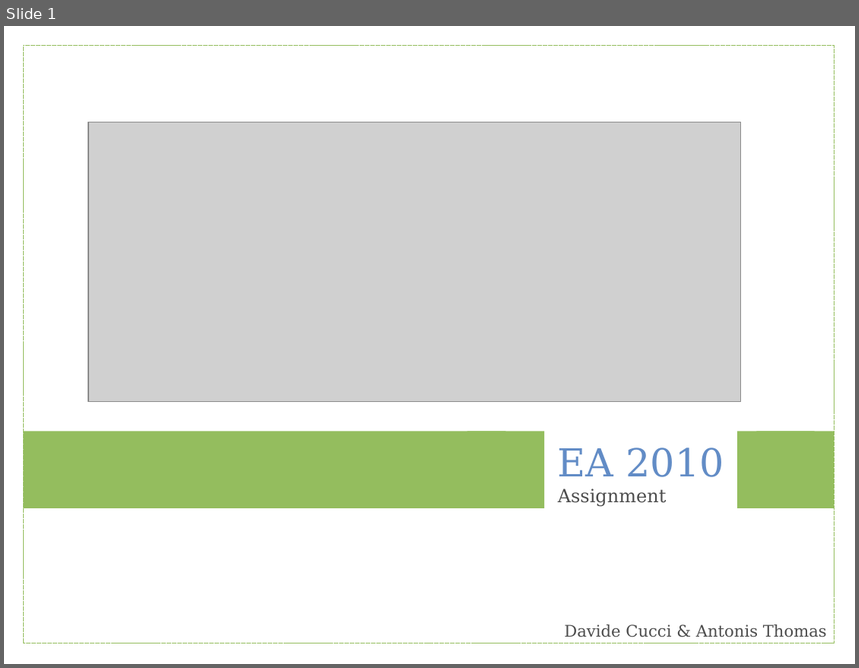
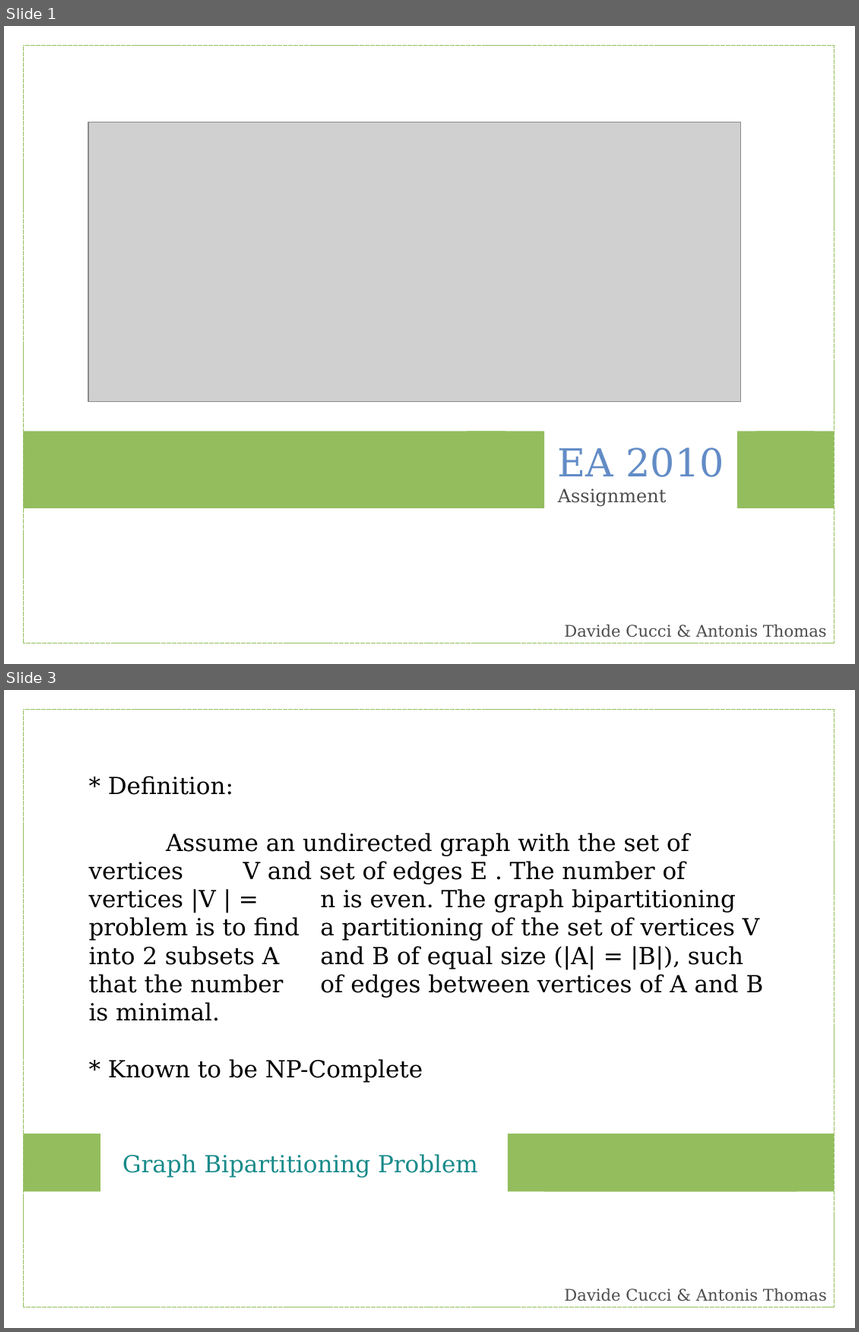
Before and after one commit to ufukhurriyetoglu/extreme-horsepower, a slide deck: EA2010/Report/eapres.odp. Shown one above the other, each under a label of ours: slide 1 before the commit, slides 1 and 3 after it; the slides between them are not shown. The pictures are 859x668 and 859x1332 pixels, drawn with LibreOffice and Linux fonts; fonts in the diff are those of the drawing; grey boxes stand for pictures. Boxes give left, top, right and bottom in pixels: in the first picture for what was removed or moved away, otherwise in the second. Text is boxed around its words. In the diff, an @@ line names an element or a change of style, - is before the commit and + after.

```diff
--- a/EA2010/Report/eapres.odp
+++ b/EA2010/Report/eapres.odp
@@ slide 3 added at box(4, 690, 855, 1328), background #FFFFFF @@
@@ rectangle added at box(23, 709, 835, 1308), outline #94BD5E 0 pt @@
@@ text added at box(89, 776, 764, 1082), 22 pt, text #000000 @@
+* Definition:
+Assume an undirected graph with the set of vertices V and set of edges E . The number of vertices |V | = n is even. The graph bipartitioning problem is to find a partitioning of the set of vertices V into 2 subsets A and B of equal size (|A| = |B|), such that the number of edges between vertices of A and B is minimal.
+* Known to be NP-Complete
@@ rectangle added at box(23, 1134, 101, 1192), fill #94BD5E @@
@@ rectangle added at box(508, 1134, 797, 1192), fill #94BD5E @@
@@ rectangle added at box(544, 1134, 835, 1192), fill #94BD5E @@
@@ text added at box(123, 1154, 478, 1178), 22 pt, text #198A8A @@
+Graph Bipartitioning Problem
@@ text added at box(564, 1289, 827, 1302), 15 pt, text #4C4C4C @@
+Davide Cucci & Antonis Thomas
```
Also in this commit, not shown: 1 slide changed, 19 other slides added, 15 slides removed.
